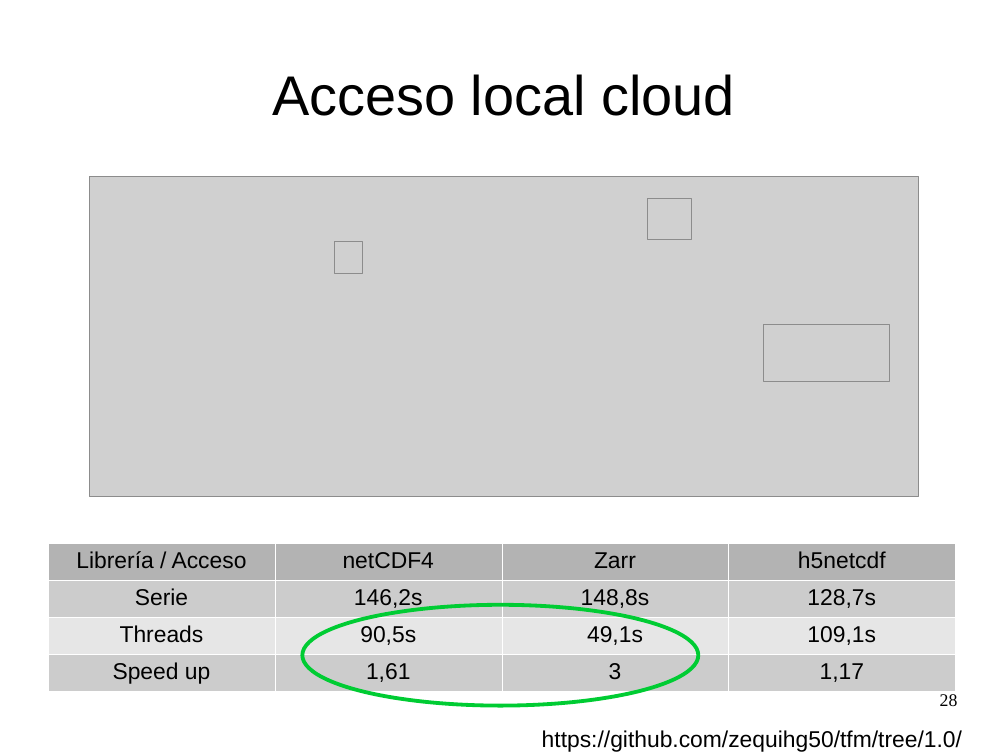
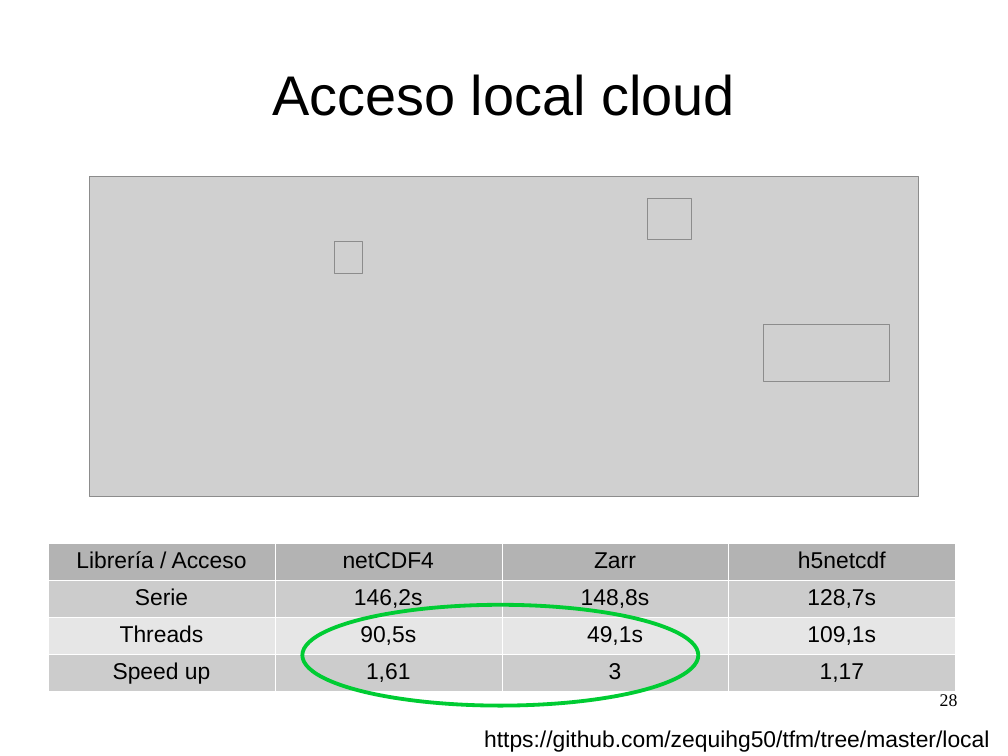
Before and after one commit to zequihg50/tfm, a slide deck: slide 28 of presentacion.odp. Drawn at 1008x756 pixels with LibreOffice and Linux fonts; fonts in the diff are those of the drawing; grey boxes stand for pictures. Boxes give left, top, right and bottom in pixels: in the first picture for what was removed or moved away, otherwise in the second. Text is boxed around its words. In the diff, an @@ line names an element or a change of style, - is before the commit and + after.

```diff
--- a/presentacion.odp
+++ b/presentacion.odp
@@ text at [484, 730, 989, 752]: text changed @@
-https://github.com/zequihg50/tfm/tree/1.0/hpc
+https://github.com/zequihg50/tfm/tree/master/local
```
Also in this commit, not shown: 3 other slides changed, 1 other file.
